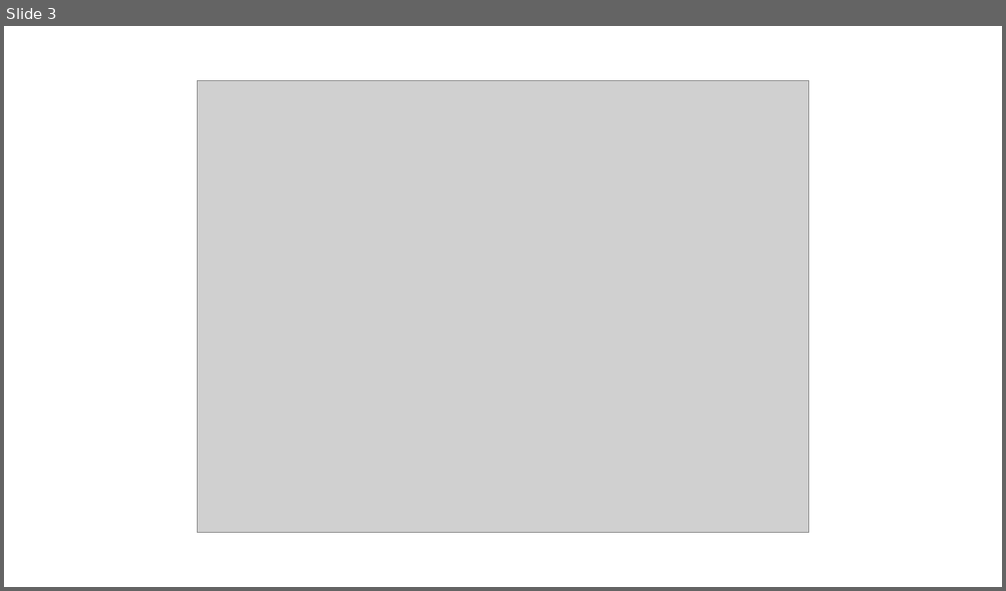
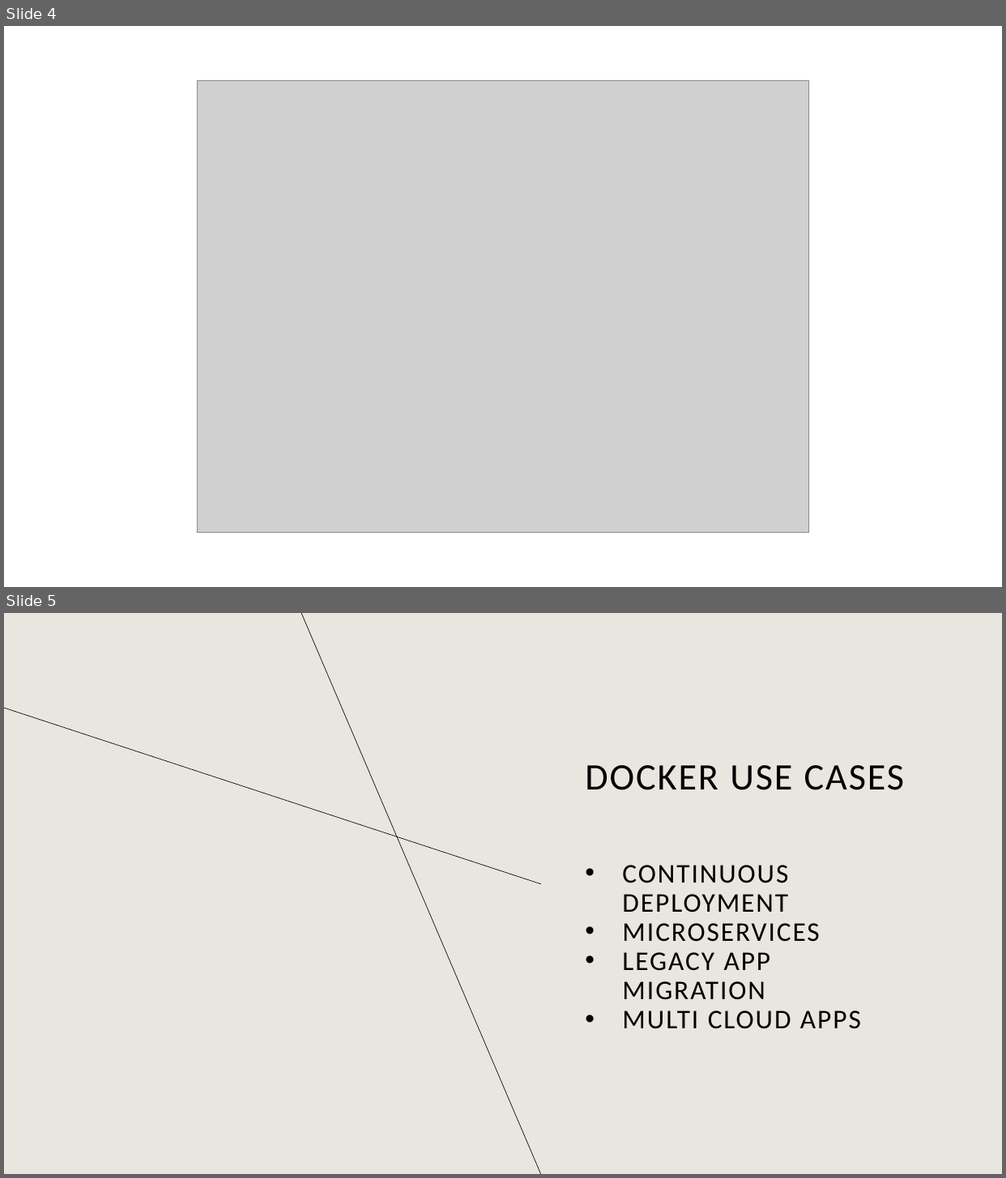
Before and after one commit to Shak-o/C-Examples, a slide deck: Docker/Docs/Slides/Docker for Local Development.pptx. Shown one above the other, each under a label of ours: slide 3 before the commit, slides 4 and 5 after it. The pictures are 1006x591 and 1006x1178 pixels, drawn with LibreOffice and Linux fonts; fonts in the diff are those of the drawing; grey boxes stand for pictures; background and template pictures are left out. Boxes give left, top, right and bottom in pixels: in the first picture for what was removed or moved away, otherwise in the second. Text is boxed around its words. In the diff, an @@ line names an element or a change of style, - is before the commit and + after.

```diff
--- a/Docker/Docs/Slides/Docker for Local Development.pptx
+++ b/Docker/Docs/Slides/Docker for Local Development.pptx
@@ slide 5 added at (4, 613, 1002, 1174), background #E9E6DF @@
@@ line added from (541, 1174) to (301, 613), #000000 0.5 pt @@
@@ line added from (541, 884) to (4, 708), #000000 0.5 pt @@
@@ title added at (585, 765, 904, 790), 36 pt, text #000000 @@
+DOCKER USE CASES
@@ text added at (622, 865, 861, 1029), 26 pt, text #000000 @@
+• CONTINUOUS DEPLOYMENT
+• MICROSERVICES
+• LEGACY APP MIGRATION
+• MULTI CLOUD APPS
@@ what was slide 3 is now slide 4 @@
```
Also in this commit, not shown: 4 slides changed, 6 other slides added, 1 other file.
